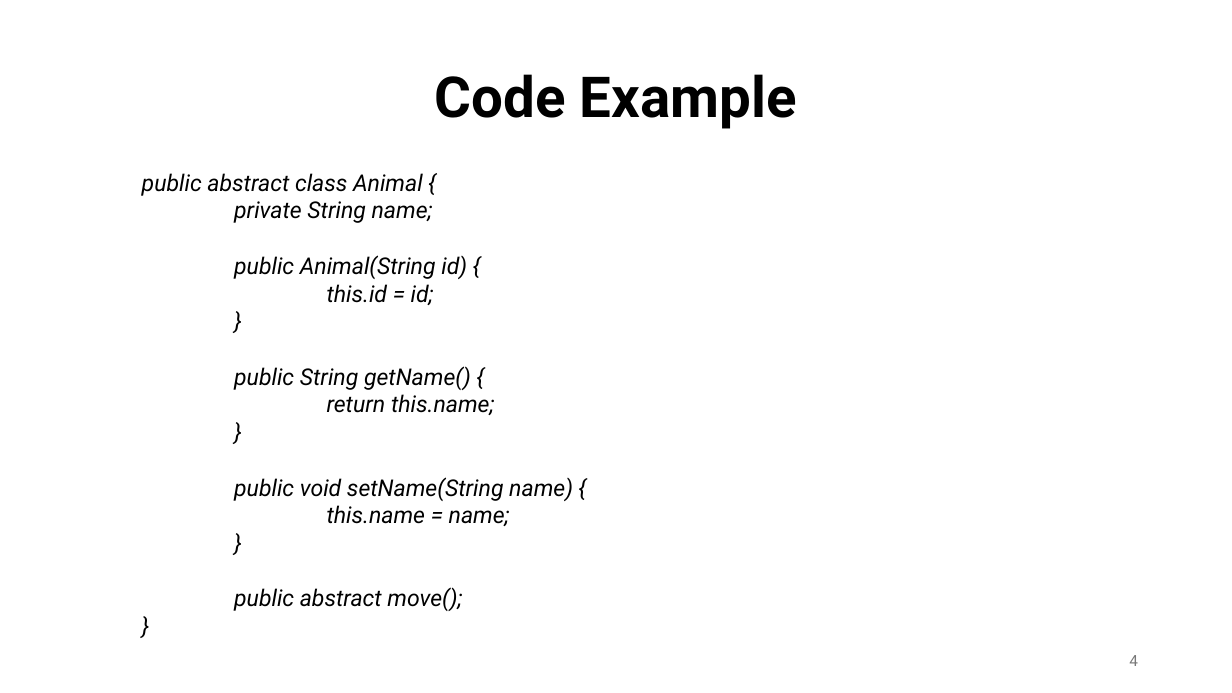
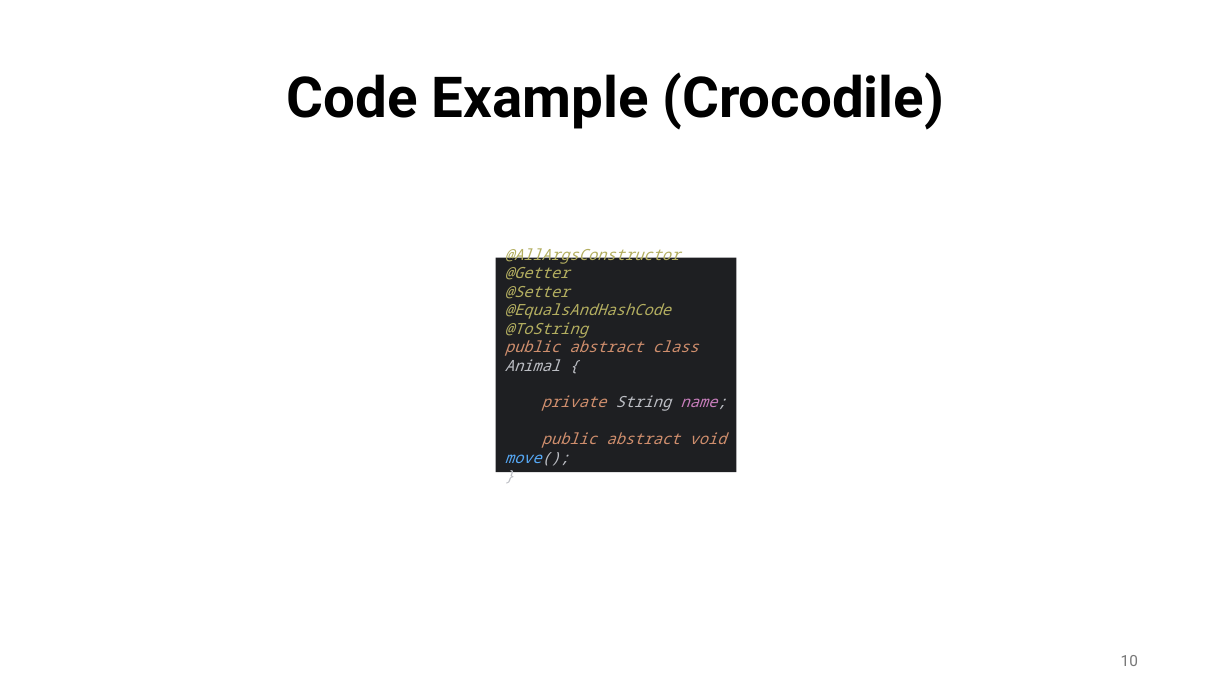
Before and after one commit to aminebag/distributed_systems, a slide deck: slide 10 of java.pptx (slide 4 before the commit). Drawn at 1232x693 pixels with LibreOffice and Linux fonts; fonts in the diff are those of the drawing. Boxes give left, top, right and bottom in pixels: in the first picture for what was removed or moved away, otherwise in the second. Text is boxed around its words. In the diff, an @@ line names an element or a change of style, - is before the commit and + after.

```diff
--- a/java.pptx
+++ b/java.pptx
@@ text at bbox=[287, 72, 945, 130]: text changed @@
-Code Example
+Code Example (Crocodile)
@@ text removed at bbox=[142, 173, 573, 611] @@
-public abstract class Animal {
-private String name;
-public Animal(String id) {
-this.id = id;
-}
-public String getName() {
-return this.name;
-}
-public void setName(String name) {
-this.name = name;
-}
-public abstract move();
-}
@@ rectangle added at bbox=[495, 258, 737, 472], fill #1E1F22, 12 pt, text #B3AE60, italic @@
+@AllArgsConstructor
+@Getter
+@Setter
+@EqualsAndHashCode
+@ToString
+public abstract class Animal {
+private String name;
+public abstract void move();
+}
@@ page number at bbox=[1121, 655, 1138, 666]: text changed @@
-4
+10
```
Also in this commit, not shown: 5 other slides changed, 7 slides added, 1 slide removed, 1 other file.
